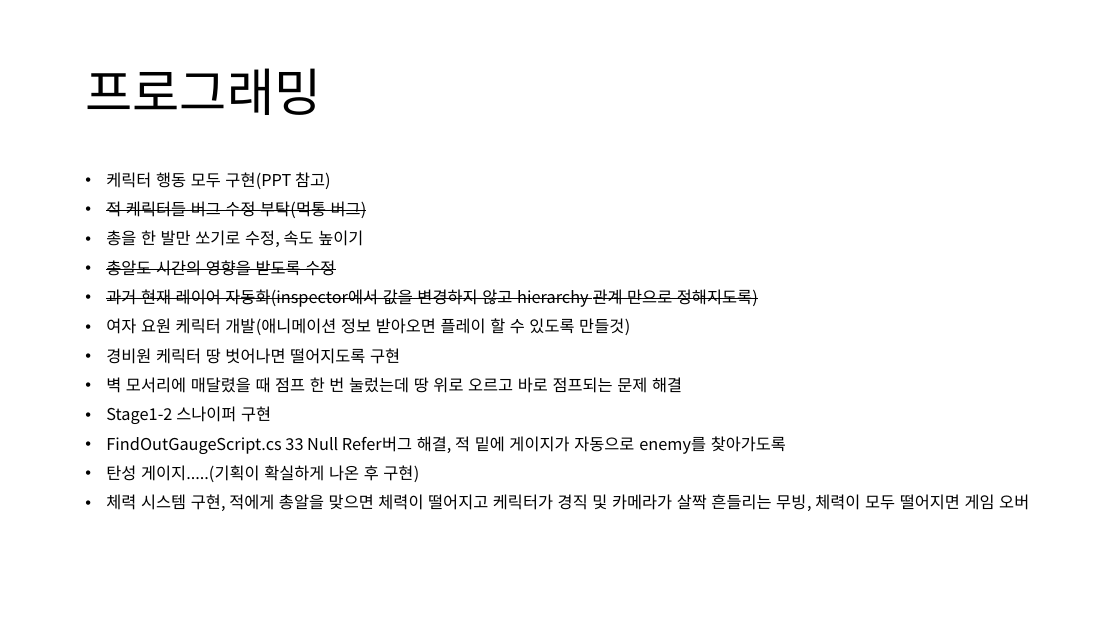
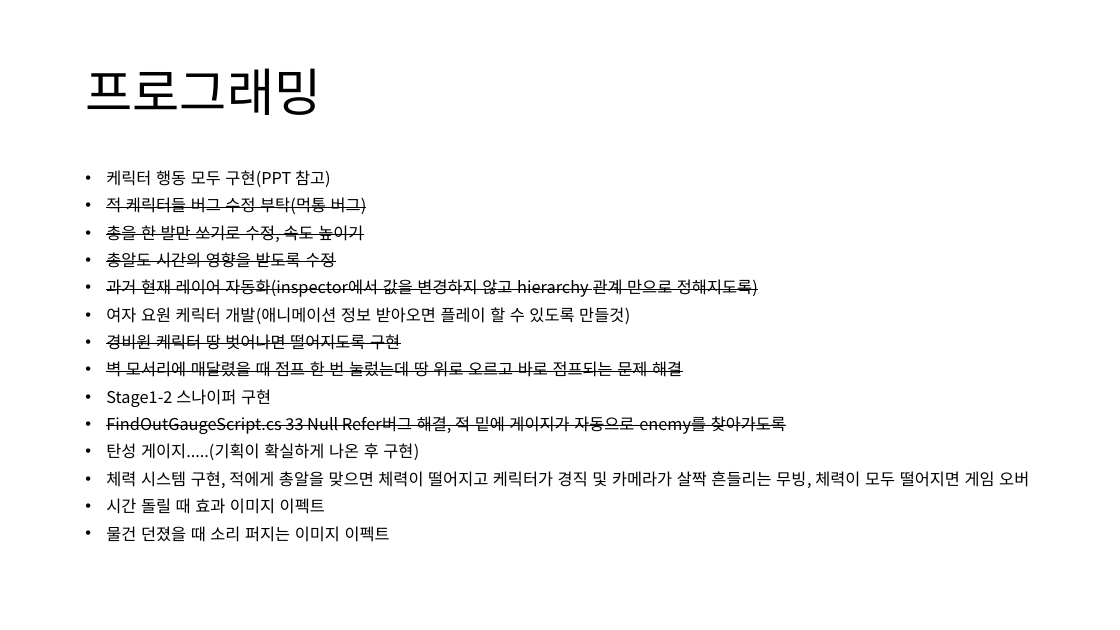
Before and after one commit to JSungMin/MomentFlow05, a slide deck: slide 3 of Documents/회의록 및 일정/해야할 일들.pptx. Drawn at 1120x630 pixels with LibreOffice and Linux fonts; fonts in the diff are those of the drawing. Boxes give left, top, right and bottom in pixels: in the first picture for what was removed or moved away, otherwise in the second. Text is boxed around its words. In the diff, an @@ line names an element or a change of style, - is before the commit and + after.

```diff
--- a/Documents/회의록 및 일정/해야할 일들.pptx
+++ b/Documents/회의록 및 일정/해야할 일들.pptx
@@ text at bbox=[106, 170, 1029, 488]: strikethrough on in "총을 한 발만 쏘기로 수정, 속도 높이기", "경비원 케릭터 땅 벗어나면 떨어지도록 구현", "벽 모서리에 매달렸을 때 점프 한 번 ...", "FindOutGaugeScript.cs 33 Null Refer버그 해결, 적 밑에 ..."; line spacing 0.9 to 0.8 @@
@@ text at bbox=[106, 498, 390, 542]: paragraphs added @@
+• 시간 돌릴 때 효과 이미지 이펙트
+• 물건 던졌을 때 소리 퍼지는 이미지 이펙트
```
Also in this commit, not shown: 14 other files.
